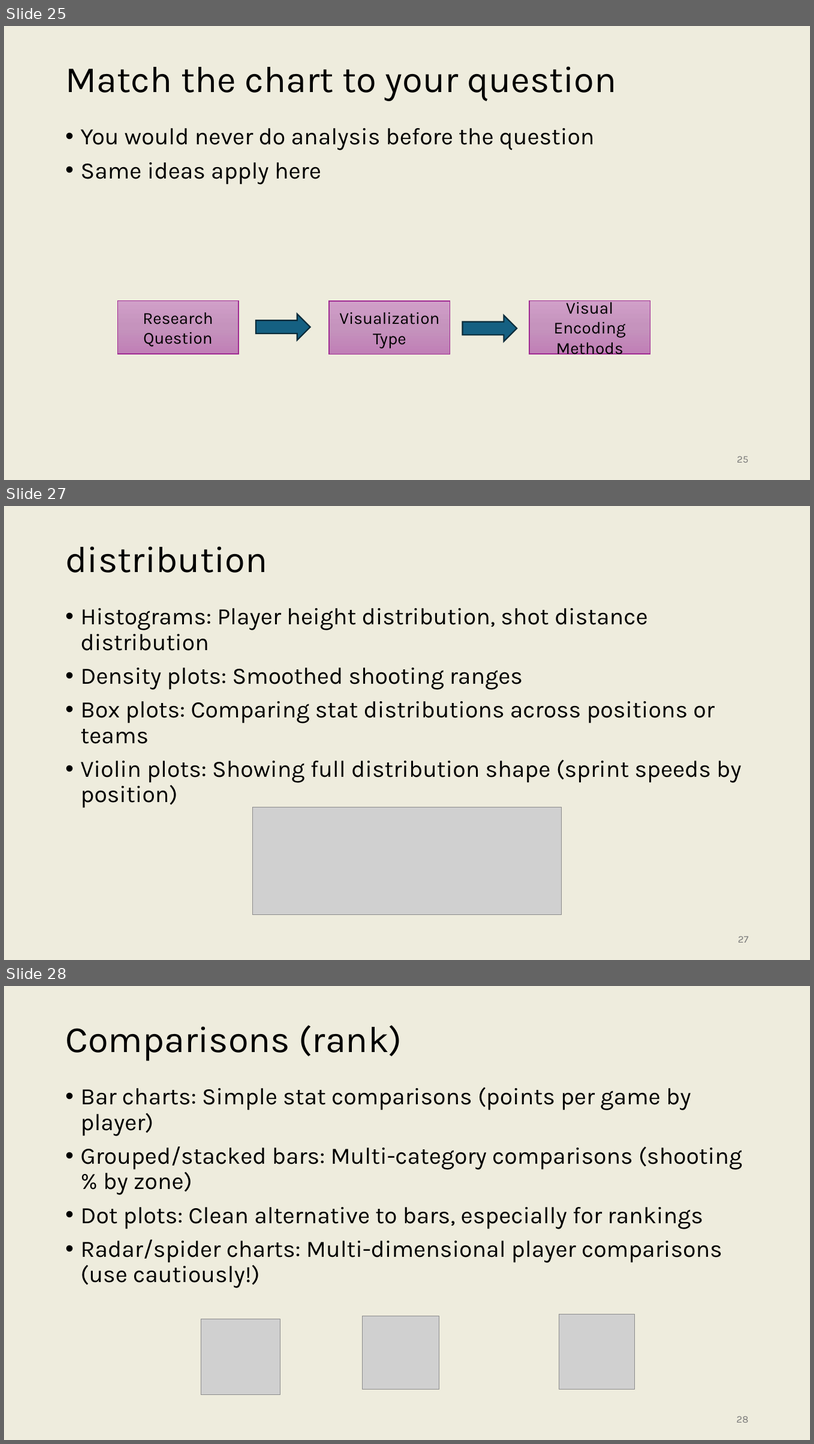
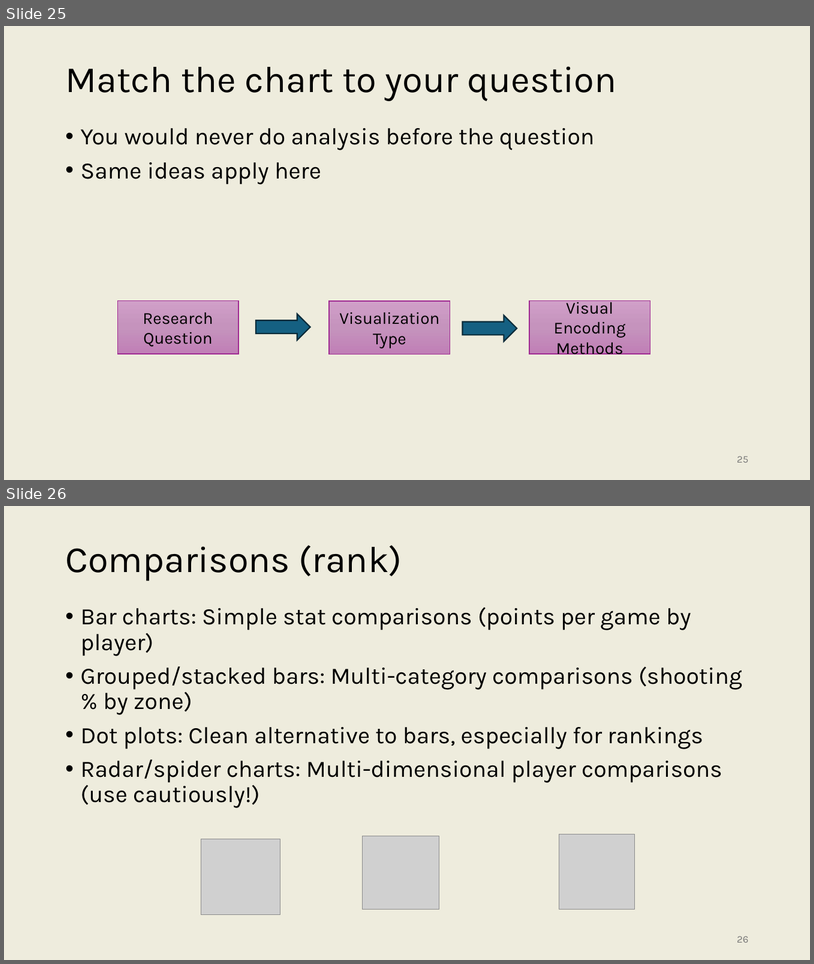
Before and after one commit to onishisaryu/HES-3000-Sports-Data-Analytics, a slide deck: pptx canvas/Lecture7.pptx. Shown one above the other, each under a label of ours: slides 25, 27 and 28 before the commit, slides 25 and 26 after it; the slides between them are not shown. The pictures are 814x1444 and 814x964 pixels, drawn with LibreOffice and Linux fonts; fonts in the diff are those of the drawing; grey boxes stand for pictures. Boxes give left, top, right and bottom in pixels: in the first picture for what was removed or moved away, otherwise in the second. Text is boxed around its words. In the diff, an @@ line names an element or a change of style, - is before the commit and + after.

```diff
--- a/pptx canvas/Lecture7.pptx
+++ b/pptx canvas/Lecture7.pptx
@@ slide 27 removed at <box>4,506,810,960</box>, background #EEECDD @@
@@ title removed at <box>65,546,267,573</box> @@
-distribution
@@ text removed at <box>81,608,741,808</box> @@
-• Histograms: Player height distribution, shot distance distribution
-• Density plots: Smoothed shooting ranges
-• Box plots: Comparing stat distributions across positions or teams
-• Violin plots: Showing full distribution shape (sprint speeds by position)
@@ picture removed at <box>252,807,563,915</box> @@
@@ page number removed at <box>738,936,749,942</box> @@
-27
@@ what was slide 28 is now slide 26 @@
```
Also in this commit, not shown: 1 slide changed, 2 other files.
